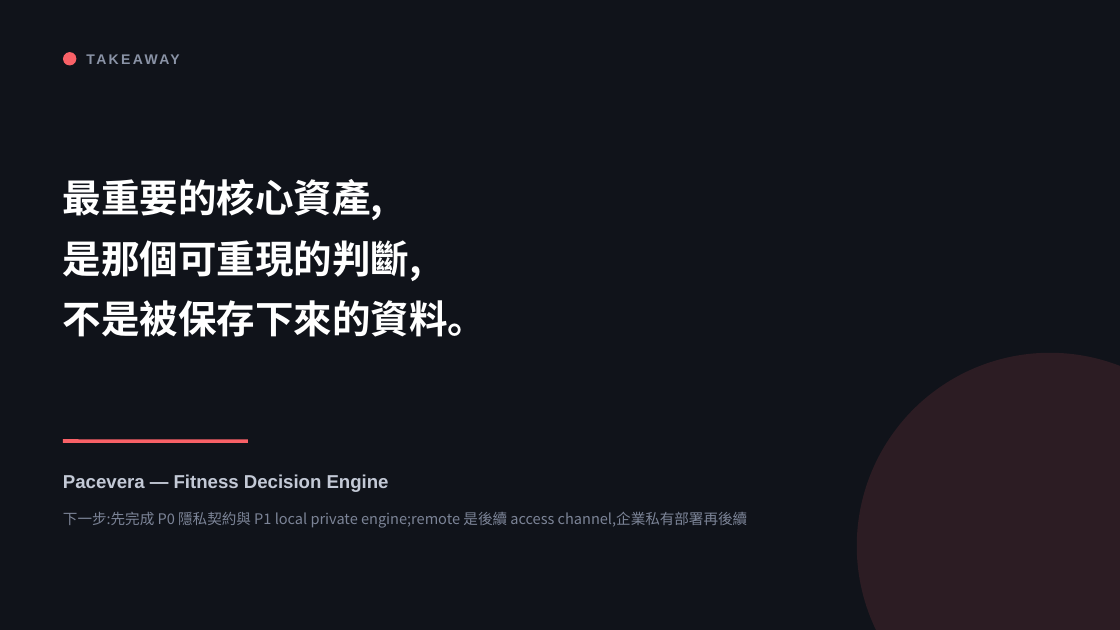
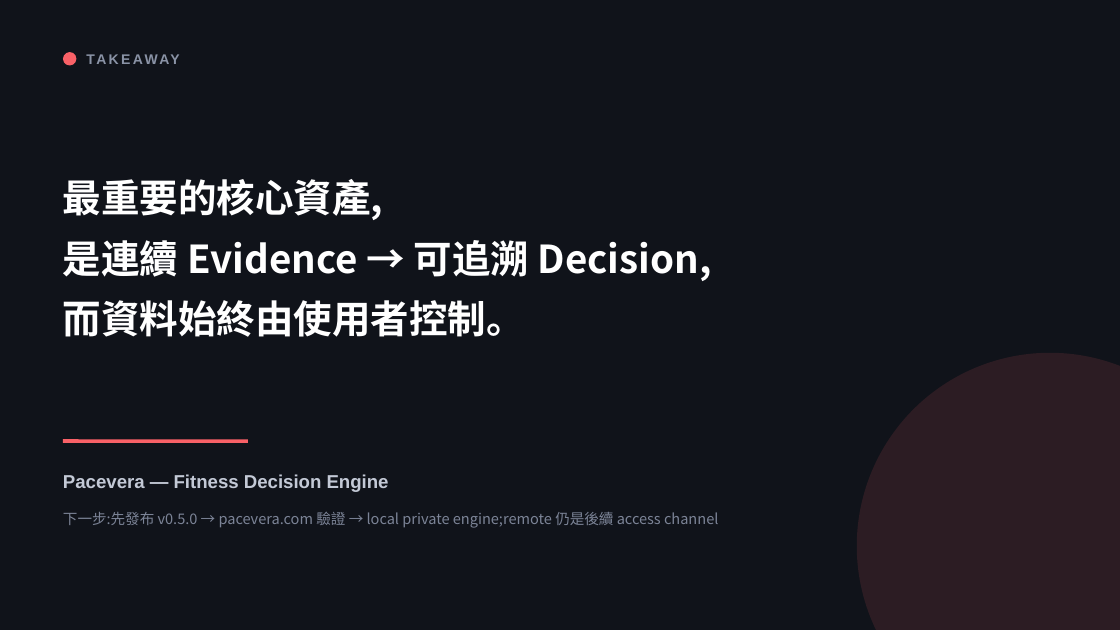
Before and after one commit to henryyeh182/evidra, a slide deck: slide 32 of docs/Fitness-MCP-Product-Vision.pptx. Drawn at 1120x630 pixels with LibreOffice and Linux fonts; fonts in the diff are those of the drawing. Boxes give left, top, right and bottom in pixels: in the first picture for what was removed or moved away, otherwise in the second. Text is boxed around its words. In the diff, an @@ line names an element or a change of style, - is before the commit and + after.

```diff
--- a/docs/Fitness-MCP-Product-Vision.pptx
+++ b/docs/Fitness-MCP-Product-Vision.pptx
@@ text at (63,240,712,337): text changed @@
-是那個可重現的判斷,
-不是被保存下來的資料。
+是連續 Evidence → 可追溯 Decision,
+而資料始終由使用者控制。
@@ text at (63,512,718,528): text changed @@
-下一步:先完成 P0 隱私契約與 P1 local private engine;remote 是後續 access channel,企業私有部署再後續
+下一步:先發布 v0.5.0 → pacevera.com 驗證 → local private engine;remote 仍是後續 access channel
```
Also in this commit, not shown: 9 other slides changed, 39 other files.
